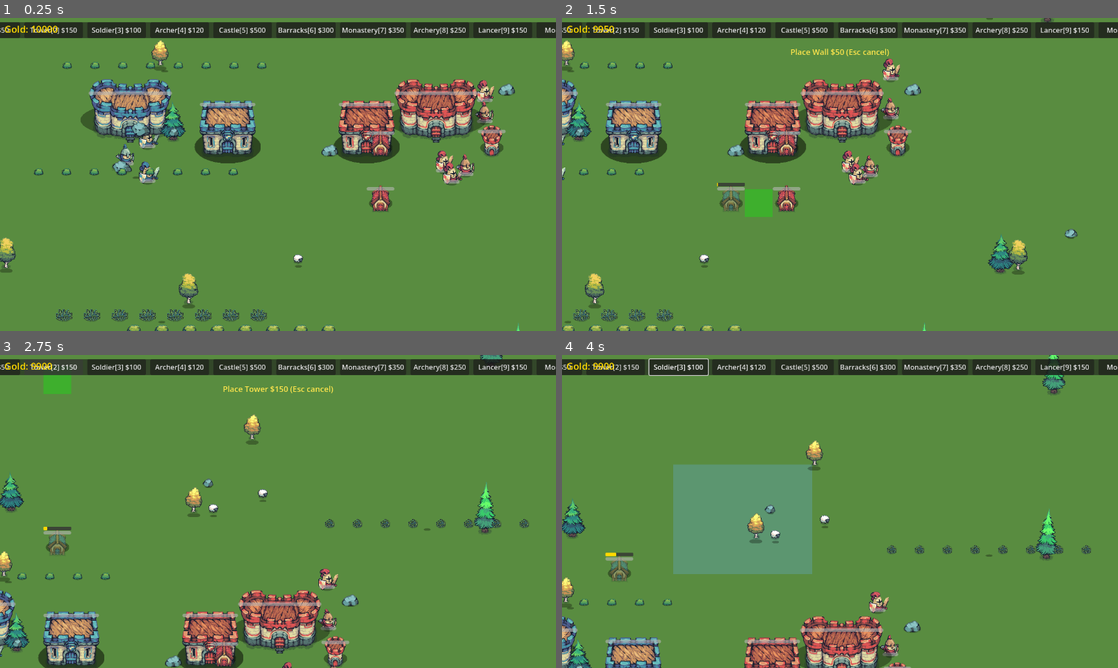
Above: before the commit, frames 1-4 (two rows, left to right).
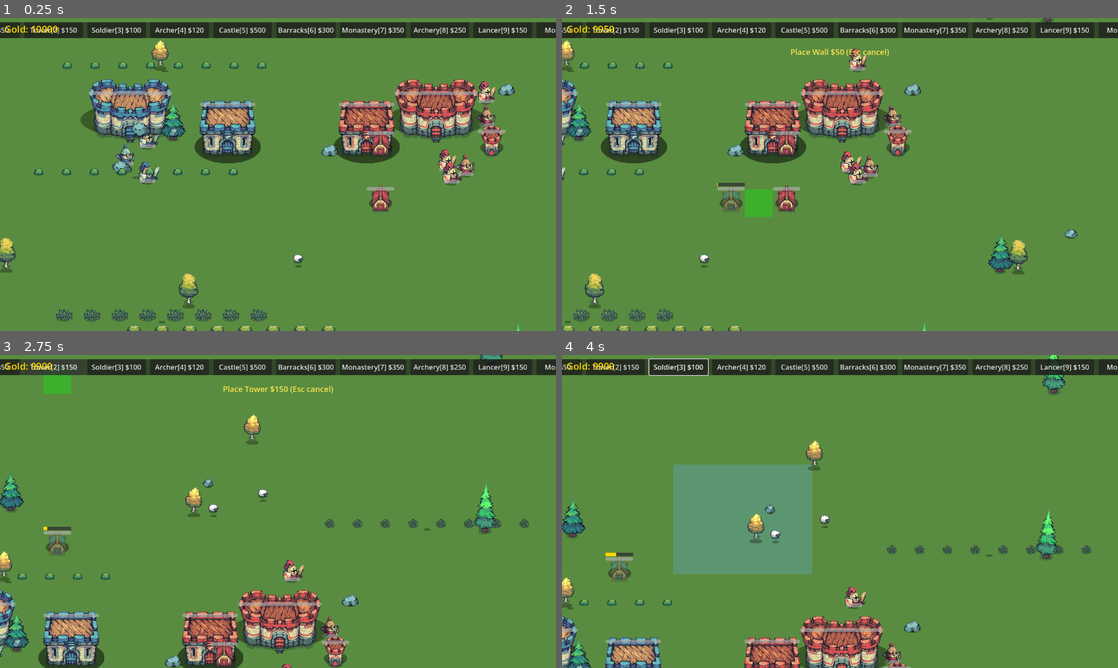
Above: after the commit, the same moments.

Repository: IguanaYu/godot_rts_start
Game: Godot game, scene res://scenes/main.tscn
Same seed, same stepped clock (60 frames per second), same inputs: the game is played once before the commit and once after it.
Inputs (mouse positions are in pixels of both pictures, inside the frame that each line leads up to):
- Up to frame 1 (0.25 s): no input
- Up to frame 2 (1.5 s): tap Enter at 0.5 s; move the mouse to (962, 158) at 0.52 s; hold Right 0.53-1.25 s; tap 1 at 0.6 s; click (962, 158) at 0.67 s; drag from (728, 190) to (812, 237) at 1.27 s
- Up to frame 3 (2.75 s): click "Tower[2] $150" at 2 s
- Up to frame 4 (4 s): move the mouse to (895, 442) at 2.77 s; hold Right 2.78-3.5 s; tap 3 at 2.85 s; tap Enter at 3.5 s; drag from (812, 574) to (673, 464) at 3.52 s

The runs differ from the first frame. In frame 1, 0.5% of the frame differs, in the area x 78-90%, y 19-50%; in frame 2, 0.7%, in the area x 50-61%, y 9-50%; in frame 3, 0.6%; in frame 4, 0.6%.

Commit message:
修复建筑旁寻路卡脚：扩大导航障碍物边距确保路径远离建筑

Diff:
--- a/scripts/main.gd
+++ b/scripts/main.gd
@@ -383,16 +383,16 @@
 	source_geom.traversable_outlines = traversable
 
 	var obstructions: Array = []
-	var margin := 0.5
+	var margin := 20.0
 	for building in get_tree().get_nodes_in_group("buildings"):
 		if building.is_dead():
 			continue
 		var rect: Rect2 = building.get_rect()
 		obstructions.append(PackedVector2Array([
-			rect.position + Vector2(margin, margin),
-			Vector2(rect.end.x - margin, rect.position.y + margin),
-			rect.end - Vector2(margin, margin),
-			Vector2(rect.position.x + margin, rect.end.y - margin)
+			rect.position - Vector2(margin, margin),
+			Vector2(rect.end.x + margin, rect.position.y - margin),
+			rect.end + Vector2(margin, margin),
+			Vector2(rect.position.x - margin, rect.end.y + margin)
 		]))
 	source_geom.obstruction_outlines = obstructions
 
